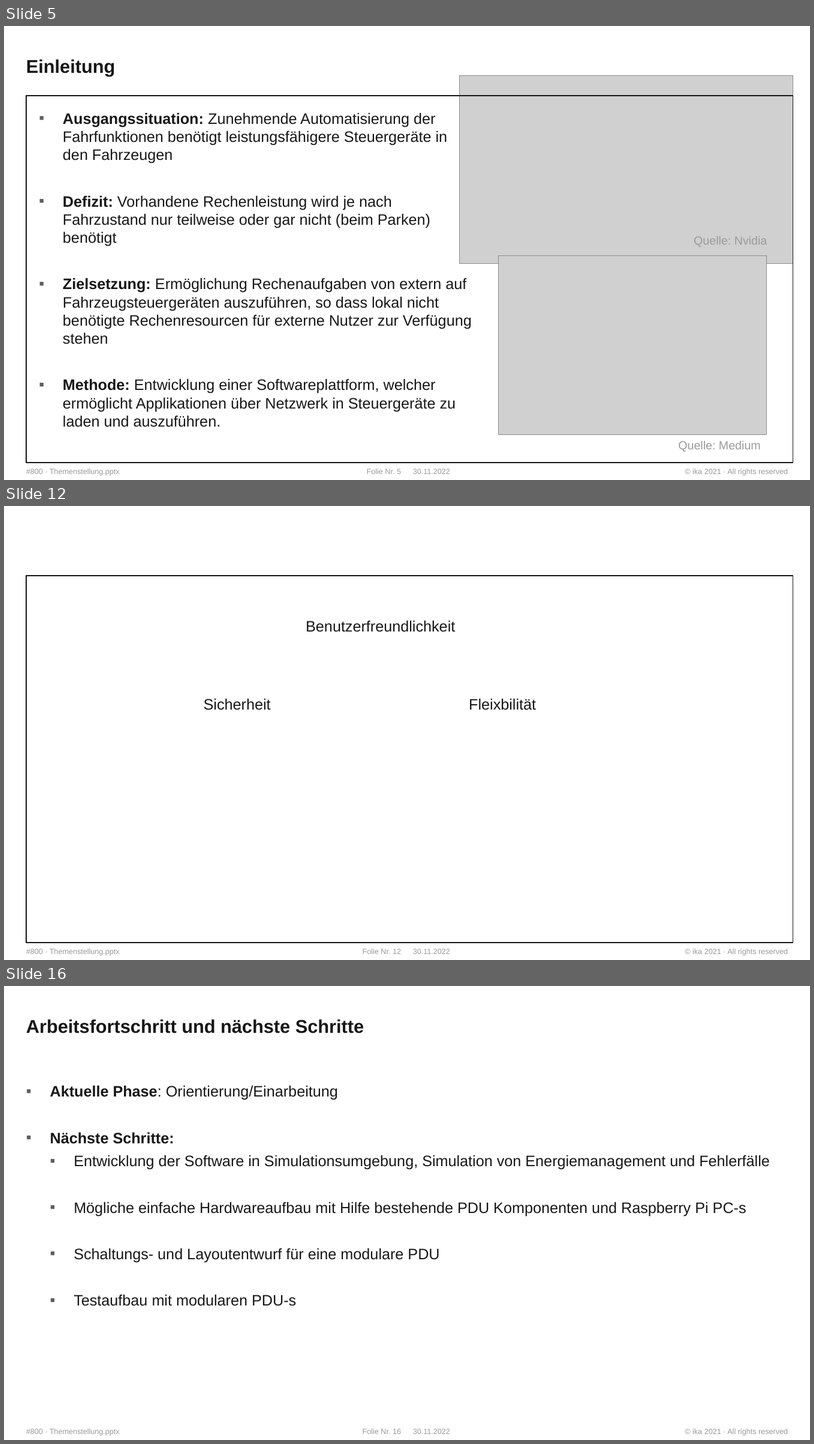
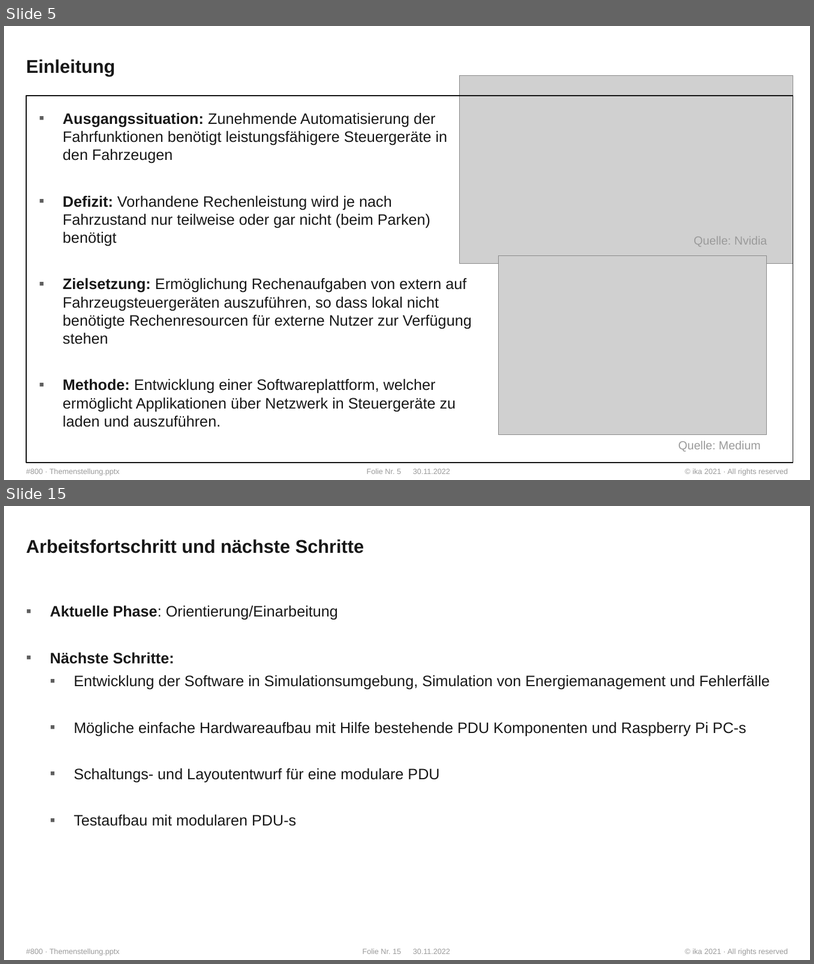
Before and after one commit to WhR4Ven/Diss_Dokument, a slide deck: Vortrag/Themenstellung.pptx. Shown one above the other, each under a label of ours: slides 5, 12 and 16 before the commit, slides 5 and 15 after it; the slides between them are not shown. The pictures are 814x1444 and 814x964 pixels, drawn with LibreOffice and Linux fonts; fonts in the diff are those of the drawing; grey boxes stand for pictures; background and template pictures are left out. Boxes give left, top, right and bottom in pixels: in the first picture for what was removed or moved away, otherwise in the second. Text is boxed around its words. In the diff, an @@ line names an element or a change of style, - is before the commit and + after.

```diff
--- a/Vortrag/Themenstellung.pptx
+++ b/Vortrag/Themenstellung.pptx
@@ slide 12 removed at [4, 506, 810, 960], background #FFFFFF; not listed: 4 template elements that a slide beside it also shows @@
@@ rectangle removed at [26, 576, 794, 942] @@
@@ text removed at [306, 620, 455, 632] @@
-Benutzerfreundlichkeit
@@ text removed at [204, 698, 271, 710] @@
-Sicherheit
@@ text removed at [469, 698, 536, 710] @@
-Fleixbilität
@@ what was slide 16 is now slide 15 @@
```
Also in this commit, not shown: 9 slides changed, 4 slides added, 4 other slides removed.
